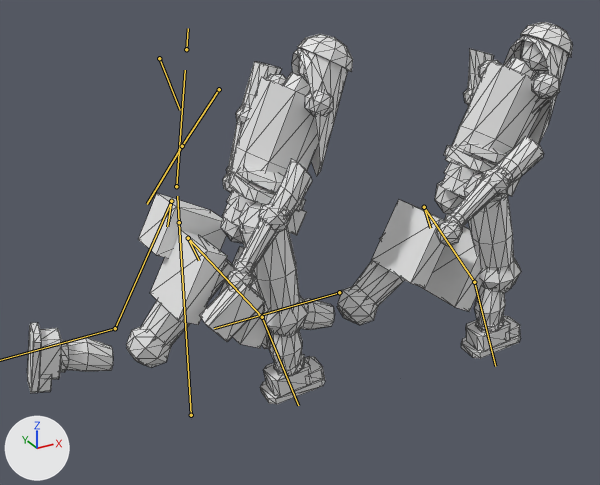
A saved change to the glTF model art/meshes/charge_squad.glb.
The view is the same before and after, from a camera (50 mm lens) standing at (-1.43, -2.58, 2.02) and looking at (0.01, 0.04, 0.71). The lights are fixed; the arrows at lower left show +X, +Y and +Z. The picture after the commit comes second. Both versions are drawn at frame 13 of the action 'move'; the numbers are the values there. The bones that change, and the others that lie on the model, are drawn over the model as lines. Mesh edges are drawn as thin lines.

The first picture shows 'boot', 'charge', 'keffiyeh', 'uniform', 'webbing'.
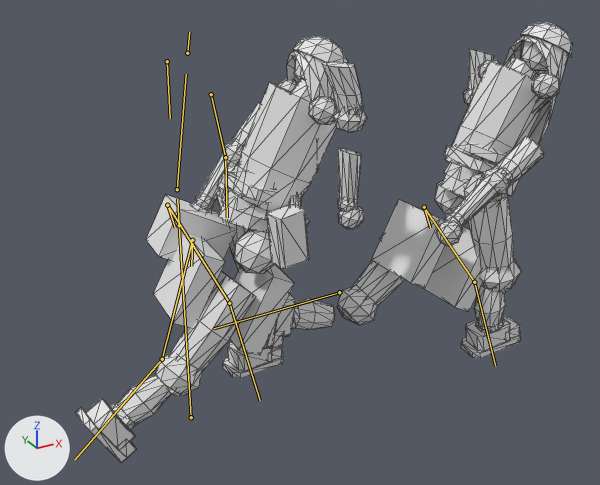
Boxes [x1, y1, x2, y2] around the edits, measured in the pictures (600 x 485 px):
'uniform', posed
    before: [60, 40, 560, 376]
    after: [110, 40, 560, 430]
'charge', posed
    before: [138, 193, 482, 348]
    after: [146, 195, 482, 355]
'webbing', posed
    before: [126, 88, 551, 368]
    after: [156, 88, 551, 395]
'boot', posed
    before: [27, 316, 521, 404]
    after: [75, 294, 521, 463]
'keffiyeh', posed
    before: [292, 22, 573, 176]
    after: [287, 22, 573, 173]
bone 'chg1_root', root to tip
    before: (191, 415) to (179, 222)
    after: (191, 417) to (179, 225)
bone 'chg1_pelvis', root to tip
    before: (179, 222) to (177, 196)
    after: (179, 225) to (177, 199)
bone 'chg1_hip_L', root to tip
    before: (188, 238) to (199, 260)
    after: (192, 240) to (191, 266)
bone 'chg1_hip_R', root to tip
    before: (171, 201) to (167, 226)
    after: (167, 205) to (175, 227)
bone 'chg1_spine', root to tip
    before: (176, 186) to (185, 70)
    after: (177, 189) to (186, 74)
bone 'chg1_head', root to tip
    before: (186, 49) to (188, 28)
    after: (187, 53) to (189, 32)
bone 'chg1_upperarm_L', root to tip
    before: (219, 89) to (182, 146)
    after: (211, 94) to (225, 157)
bone 'chg1_forearm_L', root to tip
    before: (182, 146) to (147, 204)
    after: (225, 157) to (227, 217)
bone 'chg1_upperarm_R', root to tip
    before: (159, 58) to (180, 110)
    after: (167, 61) to (170, 118)
bone 'chg1_thigh_L', root to tip
    before: (188, 238) to (262, 317)
    after: (192, 240) to (162, 359)
bone 'chg1_shin_L', root to tip
    before: (262, 317) to (298, 405)
    after: (162, 359) to (74, 460)
bone 'chg1_thigh_R', root to tip
    before: (171, 201) to (115, 328)
    after: (167, 205) to (229, 303)

The change in detail:
Bone 'chg1_root' (bone_chg1_root) moves from (0.0, 0.018, 0.0) to (0.0, 0.007, 0.0).
Bone 'chg1_pelvis' (bone_chg1_pelvis) turns from (0, -5, 0) to (0, 5, 0) degrees about its own x, y and z.
Bone 'chg1_hip_L' (bone_chg1_hip_l) turns from (0, 0, -15) to (0, 0, 12) degrees about its own x, y and z.
Bone 'chg1_hip_R' (bone_chg1_hip_r) turns from (0, 0, 15) to (0, 0, -12) degrees about its own x, y and z.
Bone 'chg1_spine' (bone_chg1_spine) turns from (1, 9, 8) to (-1, -8, 8) degrees about its own x, y and z.
Bone 'chg1_head' (bone_chg1_head) turns from (0, -6, 0) to (0, 5, 0) degrees about its own x, y and z.
Bone 'chg1_upperarm_L' (bone_chg1_upperarm_l) turns from (0, 0, 28) to (0, 0, -24) degrees about its own x, y and z.
Bone 'chg1_forearm_L' (bone_chg1_forearm_l) turns from (0, 0, 0) to (0, 0, 14) degrees about its own x, y and z.
Bone 'chg1_upperarm_R' (bone_chg1_upperarm_r) turns from (0, 0, -11) to (0, 0, 9) degrees about its own x, y and z.
Bone 'chg1_thigh_L' (bone_chg1_thigh_l) turns from (0, 0, -29) to (0, 0, 25) degrees about its own x, y and z.
Bone 'chg1_shin_L' (bone_chg1_shin_l) turns from (0, 0, 0) to (0, 0, 16) degrees about its own x, y and z.
Bone 'chg1_thigh_R' (bone_chg1_thigh_r) turns from (0, 1, 29) to (0, -1, -25) degrees about its own x, y and z.
Bone 'chg1_shin_R' (bone_chg1_shin_r) turns from (0, 1, 50) to (0, 0, 5) degrees about its own x, y and z.
